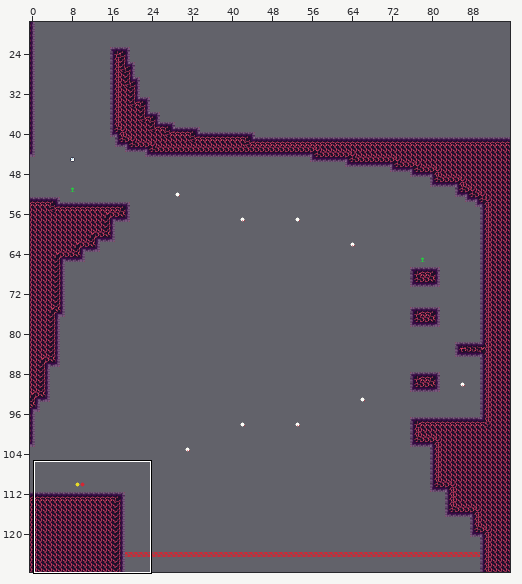
Tiled map (JSON), stored at assets/world/room/fire4.json. The first picture is a wide view before the edit; the outline marks the close-up.
Close-up. Before the edit:
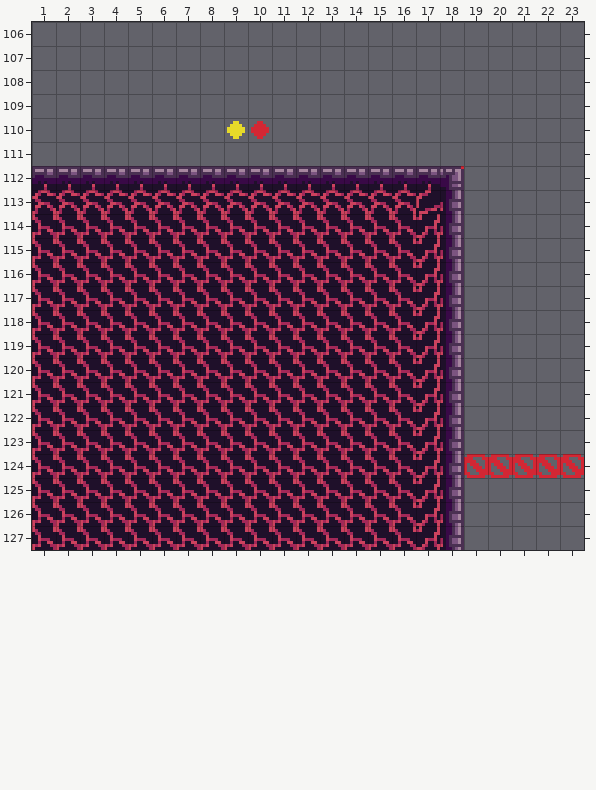
Cells are 8x8 px. Shown: x 1..23, y 106..127. The commit also changed other parts of the map, which this record leaves out.
After the commit:
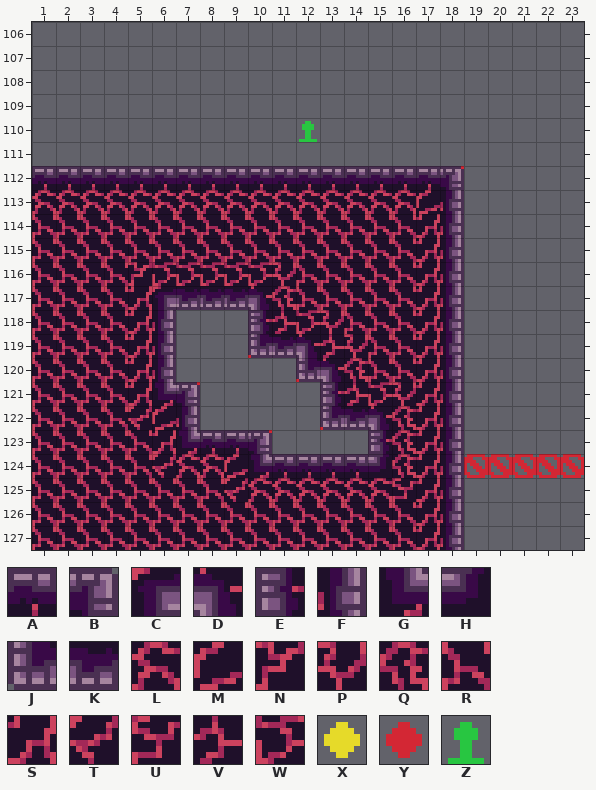
Key: from "fire": A 1, B 2, C 3, D 4, E 13, F 15, G 16, H 17, J 26, K 27, L 50, M 51, N 60, P 61, Q 62, R 63, S 64, T 73, U 74, V 75, W 76; from "tools": X 11 "Electric Generator", Y 12, Z 19 "Checkpoint".
_ is an empty cell.
Change:
Layer "entity":
Tile Z now appears in row 110 at x 12.
Tile X is removed in row 110 at x 9.
Tile Y is removed in row 110 at x 10.
Layer "draft":
The tile that lay hidden is removed in rows 118 to 119 at x 7 to 9; in row 120 at x 7 to 11; in rows 121 to 122 at x 8 to 12; in row 123 at x 11 to 14.
Layer "map":
The author changed tile R to tile A in row 123 at x 8 to 9; in row 124 at x 11 to 14.
The author changed tile R to tile B in row 121 at x 7; in row 123 at x 10.
The author changed tile R to tile C in row 117 at x 6.
The author changed tile R to tile D in row 117 at x 10; in row 119 at x 12; in row 120 at x 13; in row 122 at x 15.
The author changed tile R to tile E in row 118 at x 10; in row 121 at x 13; in row 123 at x 15.
The author changed tile R to tile F in rows 118 to 120 at x 6; in row 122 at x 7.
The author changed tile R to tile G in row 121 at x 6; in row 123 at x 7; in row 124 at x 10.
The author changed tile R to tile H in row 124 at x 15.
The author changed tile R to tile J in row 119 at x 10; in row 120 at x 12; in row 122 at x 13.
The author changed tile R to tile K in row 117 at x 7 to 9; in row 119 at x 11; in row 122 at x 14.
The author changed tile R to tile L in row 124 at x 7 to 8; in row 125 at x 10 to 15.
The author changed tile R to tile M in row 122 at x 6; in row 124 at x 9.
The author changed tile R to tile N in row 116 at x 5.
The author changed tile R to tile P in row 116 at x 11; in row 118 at x 13; in row 119 at x 14; in row 121 at x 16.
The author changed tile R to tile Q in row 117 at x 11; in row 120 at x 14; in rows 122 to 124 at x 16.
The author changed tile R to tile S in rows 117 to 121 at x 5; in row 123 at x 6.
The author changed tile R to tile T in row 122 at x 5; in row 124 at x 6; in row 125 at x 9.
The author changed tile R to tile U in row 125 at x 16.
The author changed tile R to tile V in row 118 at x 11; in row 119 at x 13; in row 121 at x 14.
The author changed tile R to tile W in row 116 at x 6 to 10; in row 118 at x 12; in row 121 at x 15.
Tile R is removed in rows 118 to 119 at x 7 to 9; in row 120 at x 7 to 11; in rows 121 to 122 at x 8 to 12; in row 123 at x 11 to 14.
